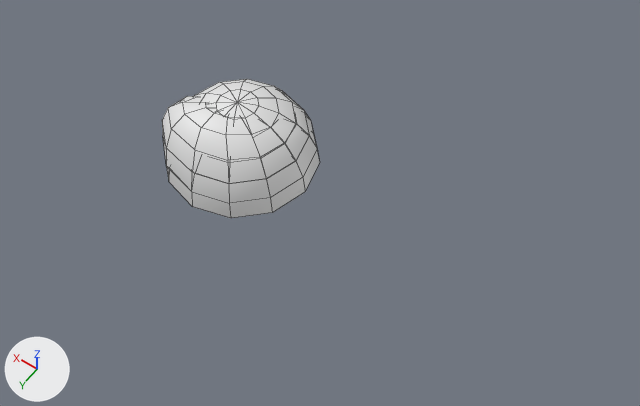
Two versions of the Blender file Primeira_Sala/Estufa_Objetos.blend, one commit apart.
Camera for both pictures: a 50 mm lens placed at (-3.95, 4.23, 6.6), pointed at (-1.0, 0.09, 0.1). Every picture has the same lights, and +X, +Y and +Z are marked at lower left. Mesh edges are drawn as thin lines. The same objects are shown in both versions, whatever each file hides. Materials are left out; every surface is plain grey.

Objects in the first picture: 'Bush_00', 'Bush_01'.
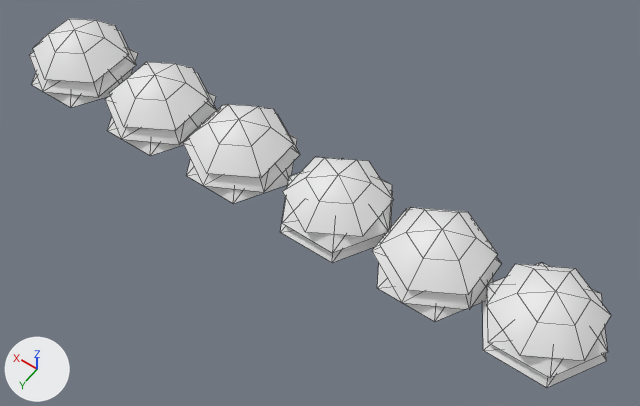
Commit message: Plantas a caminho :)

What differs and where, as boxes (x1, y1, x2, y2) in the pictures (640 x 406 px):
'Bush_01', reshaped, moved (30% narrower, 23% shorter)
    before: (162, 96, 320, 218)
    after: (105, 62, 216, 156)
'Bush_05', added
    after: (483, 263, 611, 388)
'Bush_04', added
    after: (372, 207, 501, 322)
'Bush_00', reshaped, moved
    before: (194, 79, 312, 218)
    after: (29, 18, 138, 108)
'Bush_03', added
    after: (280, 157, 394, 263)
'Bush_02', reshaped (not visible before)
    after: (183, 104, 300, 204)

Diff of the bpy script that builds the scene:
```diff
--- a/Primeira_Sala/Estufa_Objetos.blend.py
+++ b/Primeira_Sala/Estufa_Objetos.blend.py
@@ me_bush_00 @@
 # used by ob_bush_00; location = (0.0, 0.0, 0.0)
-me_bush_00.from_pydata(...)  # 73 vertices, 72 faces; spans x -0.76..0.76, y -0.76..0.76, z 0.0..0.76
+me_bush_00.from_pydata(...)  # 37 vertices, 36 faces; spans x -0.58..0.58, y -0.57..0.57, z 0.0..0.54
+# me_bush_00 part 1: the whole mesh is rebuilt
@@ me_bush_01 @@
 # used by ob_bush_01; location = (0.0, 0.0, 0.0)
-me_bush_01.from_pydata(...)  # 73 vertices, 72 faces; spans x -0.76..0.76, y -0.76..0.76, z 0.0..0.75
+me_bush_01.from_pydata(...)  # 37 vertices, 36 faces; spans x -0.58..0.58, y -0.57..0.57, z -0.02..0.52
+# me_bush_01 part 2: the whole mesh is rebuilt
@@ me_bush_02 @@
 # used by ob_bush_02; location = (0.0, 0.0, 0.0)
-me_bush_02.from_pydata(...)  # 73 vertices, 72 faces; spans x -0.76..0.74, y -0.76..0.76, z -0.03..0.54
+me_bush_02.from_pydata(...)  # 37 vertices, 36 faces; spans x -0.58..0.58, y -0.57..0.57, z 0.0..0.54
+# me_bush_02 part 3: the whole mesh is rebuilt
@@ me_bush_05 @@
+me_bush_05.from_pydata(...)  # 37 vertices, 36 faces; spans x -0.584..0.584, y -0.512..0.512, z -0.001..0.538
+me_bush_05.polygons.foreach_set('use_smooth', [True] * 36)
@@ me_bush_04 @@
+me_bush_04.from_pydata(...)  # 37 vertices, 36 faces; spans x -0.584..0.584, y -0.575..0.575, z -0.001..0.538
+me_bush_04.polygons.foreach_set('use_smooth', [True] * 36)
@@ me_bush_03 @@
+me_bush_03.from_pydata(...)  # 37 vertices, 36 faces; spans x -0.584..0.584, y -0.512..0.512, z -0.022..0.517
+me_bush_03.polygons.foreach_set('use_smooth', [True] * 36)
@@ ob_bush_00 @@
 ob_bush_00 = bpy.data.objects.new('Bush_00', me_bush_00)
-ob_bush_00.location = (0.0, 0.0, 0.0)
+ob_bush_00.location = (2.149, 0.0, 0.0)
@@ ob_bush_01 @@
 ob_bush_01 = bpy.data.objects.new('Bush_01', me_bush_01)
-ob_bush_01.location = (0.0, 0.0, 0.0)
+ob_bush_01.location = (1.054, 0.0, 0.0)
@@ ob_bush_05 @@
+ob_bush_05 = bpy.data.objects.new('Bush_05', me_bush_05)
+ob_bush_05.location = (-3.261, 0.0, 0.0)
@@ ob_bush_04 @@
+ob_bush_04 = bpy.data.objects.new('Bush_04', me_bush_04)
+ob_bush_04.location = (-2.203, 0.0, 0.0)
@@ ob_bush_03 @@
+ob_bush_03 = bpy.data.objects.new('Bush_03', me_bush_03)
+ob_bush_03.location = (-1.135, 0.0, 0.0)
```
